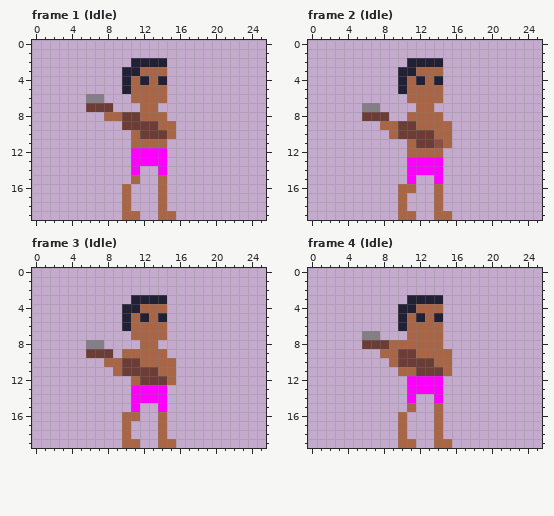
Two versions of one pixel-art file, Pixel Art/Units/Club Man.ase. Above: the version before the commit.
26x20 pixels, 32 frames. Shown: frame 1 (Idle), frame 2 (Idle), frame 3 (Idle), frame 4 (Idle). The commit also changed other frames, which this record leaves out.
After:
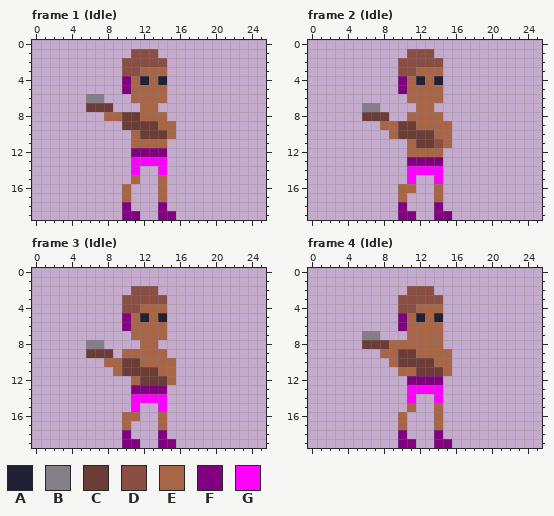
Palette (. is transparent): A #222034  B #847e87  C #6b3d36  D #8a4e43  E #a86647  F #800080  G #ff00ff
Edits made:
Changed rows in their new state; - is an unchanged pixel.
Frame 1 (Idle), layer "Extra":
first column x 10:
 1 -DDD-
 2 DDDDD
 3 DD---
 4 F----
 5 F----
first column x 11:
12 FFFF
first column x 10:
18 F---F-
19 FF--FF
Frame 2 (Idle), layer "Extra":
first column x 10:
 1 -DDD-
 2 DDDDD
 3 DD---
 4 F----
 5 F----
first column x 11:
13 FFFF
first column x 10:
18 F---F-
19 FF--FF
Frame 3 (Idle), layer "Extra":
first column x 10:
 2 -DDD-
 3 DDDDD
 4 DD---
 5 F----
 6 F----
first column x 11:
13 FFFF
first column x 10:
18 F---F-
19 FF--FF
Frame 4 (Idle), layer "Extra":
first column x 10:
 2 -DDD-
 3 DDDDD
 4 DD---
 5 F----
 6 F----
first column x 11:
12 FFFF
first column x 10:
18 F---F-
19 FF--FF
